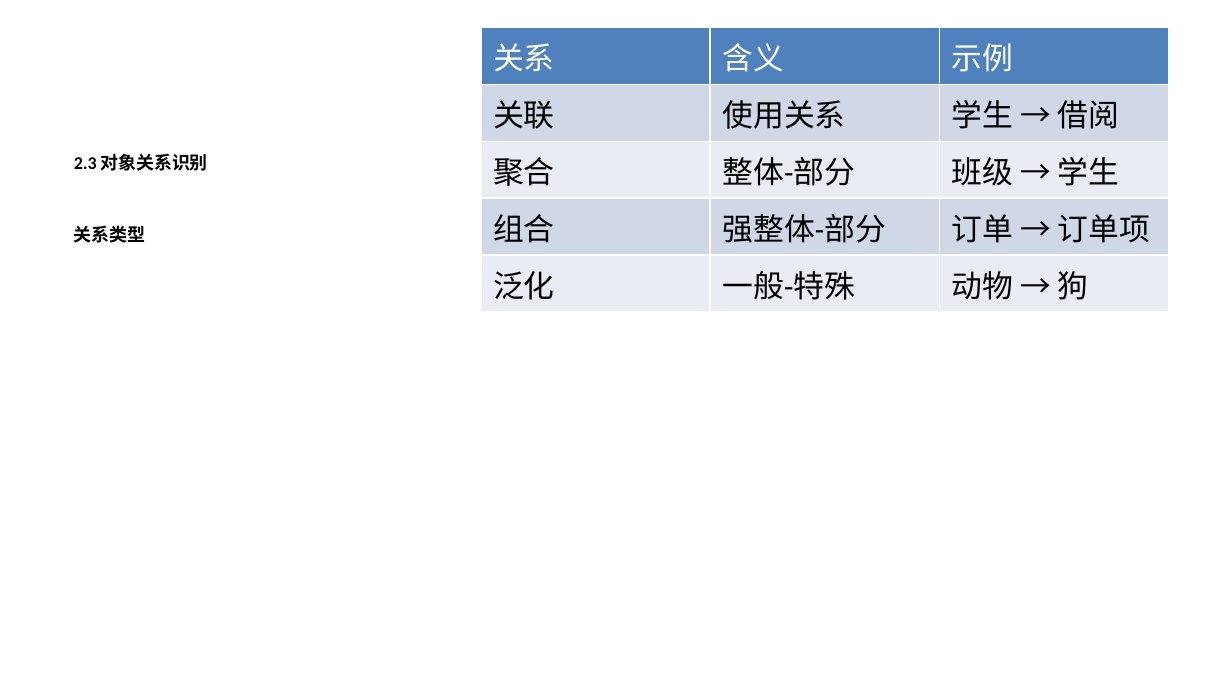
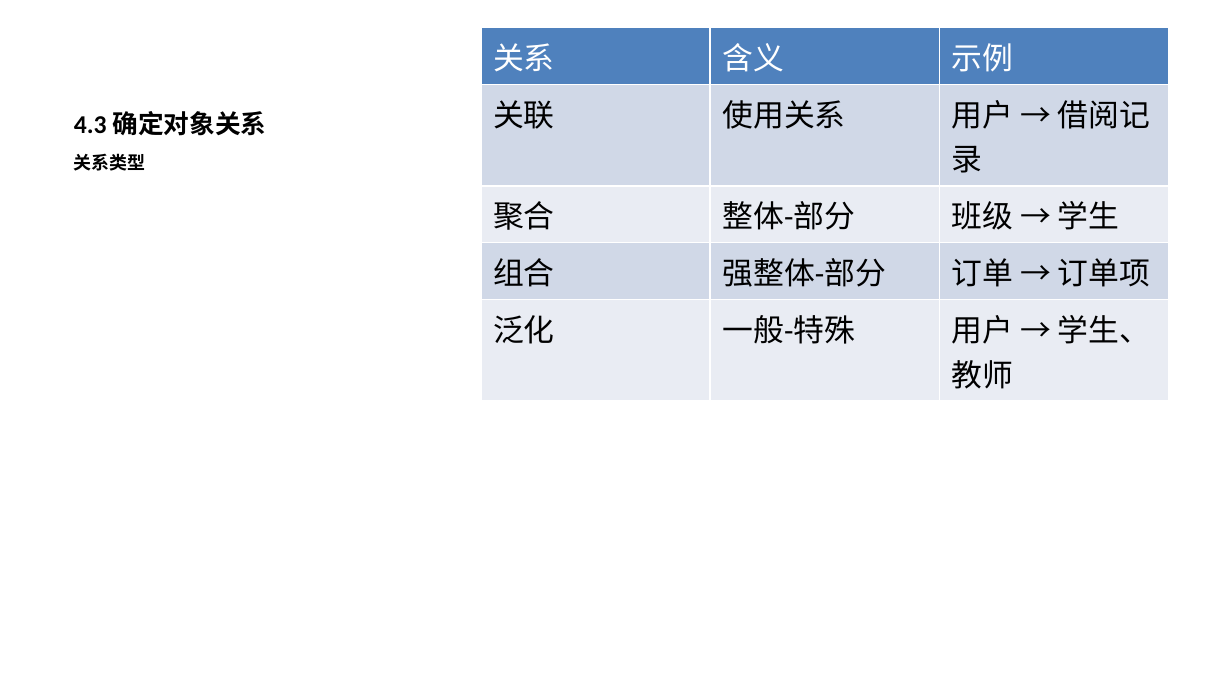
Before and after one commit to yinglichina8848/sqlrustgo-public, a slide deck: slide 32 of docs/教学计划/PPT/第3讲-面向对象分析设计与实现.pptx (slide 12 before the commit). Drawn at 1232x693 pixels with LibreOffice and Linux fonts; fonts in the diff are those of the drawing. Boxes give left, top, right and bottom in pixels: in the first picture for what was removed or moved away, otherwise in the second. Text is boxed around its words. In the diff, an @@ line names an element or a change of style, - is before the commit and + after.

```diff
--- a/docs/教学计划/PPT/第3讲-面向对象分析设计与实现.pptx
+++ b/docs/教学计划/PPT/第3讲-面向对象分析设计与实现.pptx
@@ table at [480, 27, 1168, 617] @@
-row 2, column 3: 学生 → 借阅
+row 2, column 3: 用户 → 借阅记录
-row 5, column 3: 动物 → 狗
+row 5, column 3: 用户 → 学生、教师
@@ title added at [74, 111, 267, 136], 15 pt, text #000000, bold @@
+4.3 确定对象关系
@@ text at [74, 153, 208, 171]: paragraph removed @@
-2.3 对象关系识别
```
Also in this commit, not shown: 17 other slides changed, 34 slides added, 13 slides removed.
